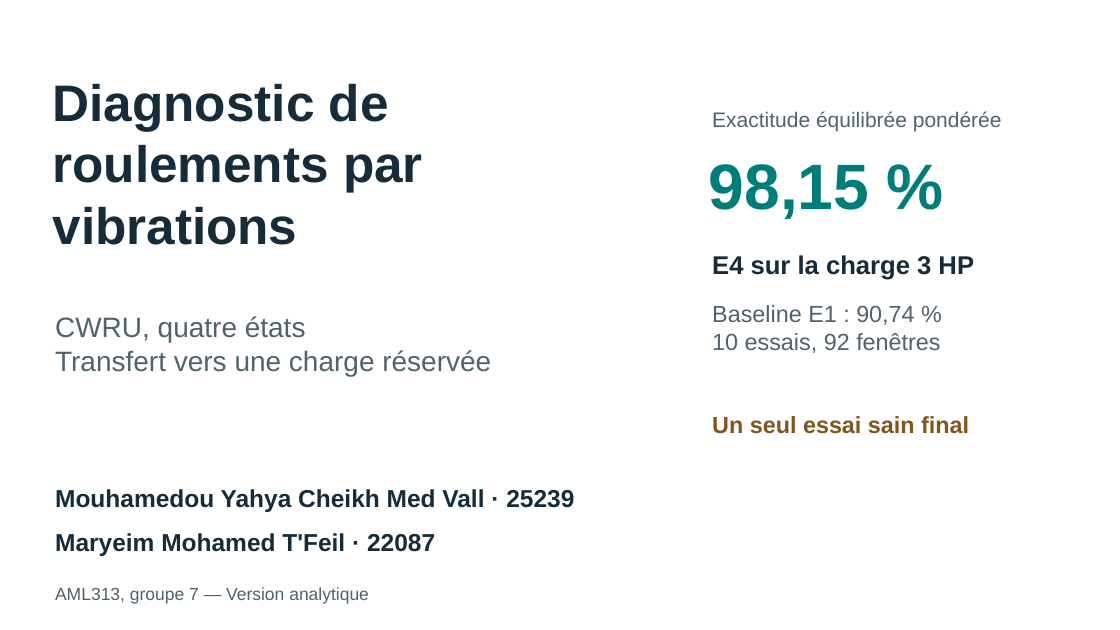
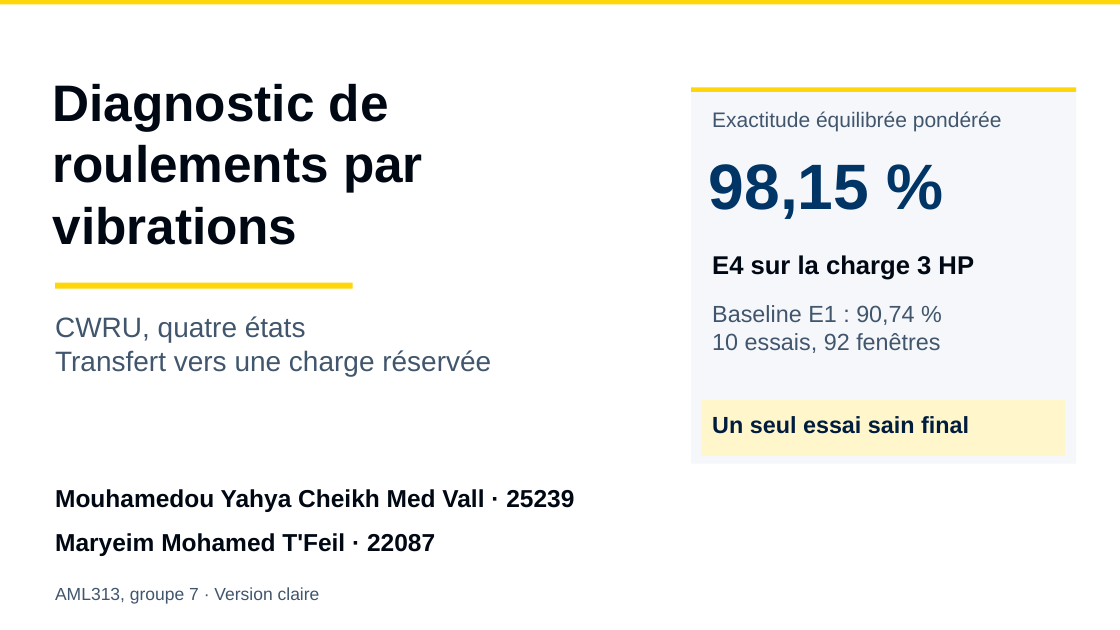
Before and after one commit to Lavdal-Yahya/IoT-mini-project, a slide deck: slide 1 of presentation/dashboard/diagnostic_dashboard.pptx. Drawn at 1120x630 pixels with LibreOffice and Linux fonts; fonts in the diff are those of the drawing. Boxes give left, top, right and bottom in pixels: in the first picture for what was removed or moved away, otherwise in the second. Text is boxed around its words. In the diff, an @@ line names an element or a change of style, - is before the commit and + after.

```diff
--- a/presentation/dashboard/diagnostic_dashboard.pptx
+++ b/presentation/dashboard/diagnostic_dashboard.pptx
@@ rectangle added at box(0, 0, 1120, 4), fill #FFD60A @@
@@ rectangle added at box(691, 87, 1076, 464), fill #F5F7FA @@
@@ rectangle added at box(691, 87, 1076, 92), fill #FFD60A @@
@@ text "98,15 %" at box(709, 164, 869, 219): text colour #007D78 to #003566 @@
@@ rectangle added at box(55, 282, 353, 288), fill #FFD60A @@
@@ text colour #50626B to #41566D in 3 elements at box(55, 316, 491, 376), box(712, 111, 1002, 132), box(712, 305, 940, 353) @@
@@ rectangle added at box(702, 400, 1065, 456), fill #FFF6CC @@
@@ text "Un seul essai sain final" at box(712, 416, 969, 434): text colour #80561B to #001D3D @@
@@ text colour #162C3A to #000814 in 4 elements at box(52, 83, 423, 245), box(712, 255, 974, 280), box(55, 489, 574, 512), box(55, 533, 435, 556) @@
@@ text at box(55, 587, 320, 604): text changed; text colour #50626B to #41566D @@
-AML313, groupe 7 — Version analytique
+AML313, groupe 7 · Version claire
```
Also in this commit, not shown: 9 other slides changed, 37 other files.
